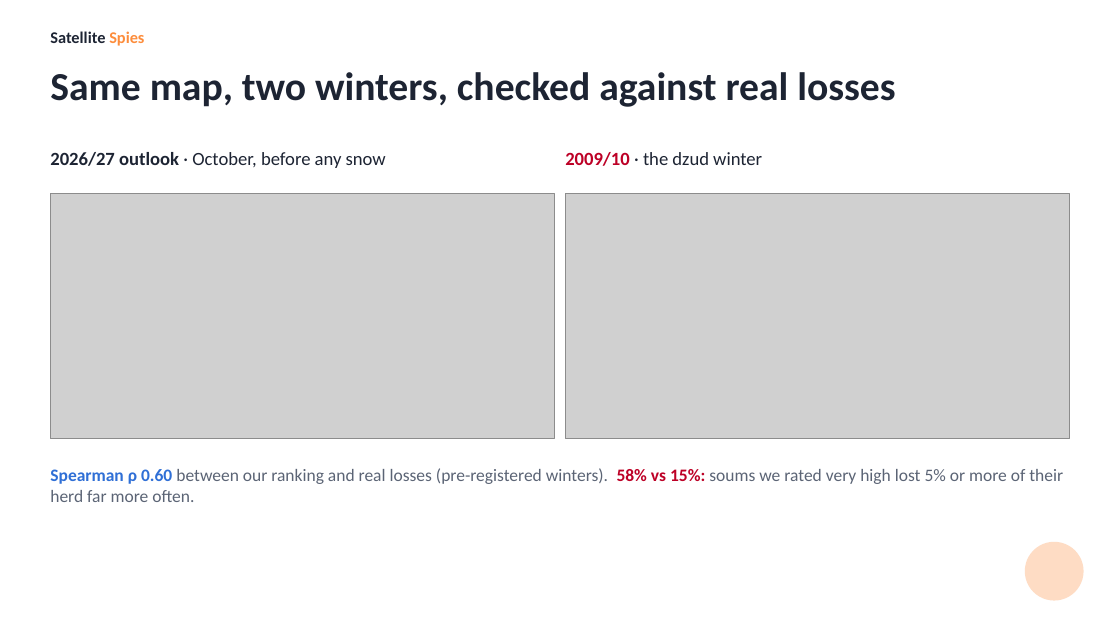
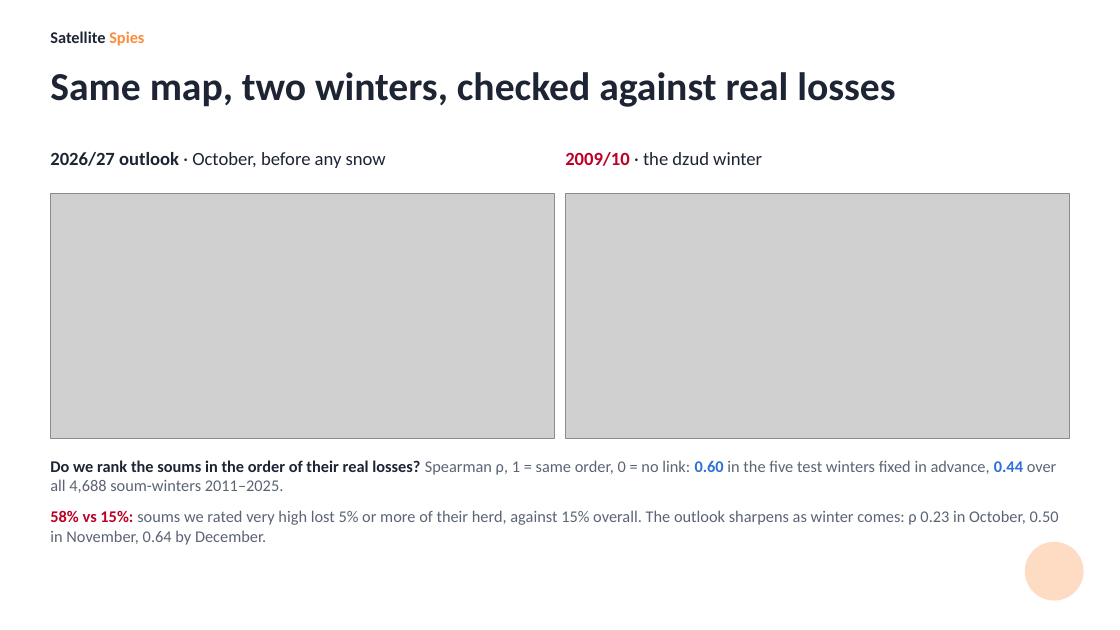
Before and after one commit to Sarul72/ZudRisk, a slide deck: slide 4 of docs/pitch/zudrisk-pitch.pptx. Drawn at 1120x630 pixels with LibreOffice and Linux fonts; fonts in the diff are those of the drawing; grey boxes stand for pictures. Boxes give left, top, right and bottom in pixels: in the first picture for what was removed or moved away, otherwise in the second. Text is boxed around its words. In the diff, an @@ line names an element or a change of style, - is before the commit and + after.

```diff
--- a/docs/pitch/zudrisk-pitch.pptx
+++ b/docs/pitch/zudrisk-pitch.pptx
@@ text at box(50, 460, 1059, 545): text changed; size 15 to 14 pt @@
-Spearman ρ 0.60 between our ranking and real losses (pre-registered winters). 58% vs 15%: soums we rated very high lost 5% or more of their herd far more often.
+Do we rank the soums in the order of their real losses? Spearman ρ, 1 = same order, 0 = no link: 0.60 in the five test winters fixed in advance, 0.44 over all 4,688 soum-winters 2011–2025.
+58% vs 15%: soums we rated very high lost 5% or more of their herd, against 15% overall. The outlook sharpens as winter comes: ρ 0.23 in October, 0.50 in November, 0.64 by December.
```
Also in this commit, not shown: 1 other slide changed, 3 other files.
